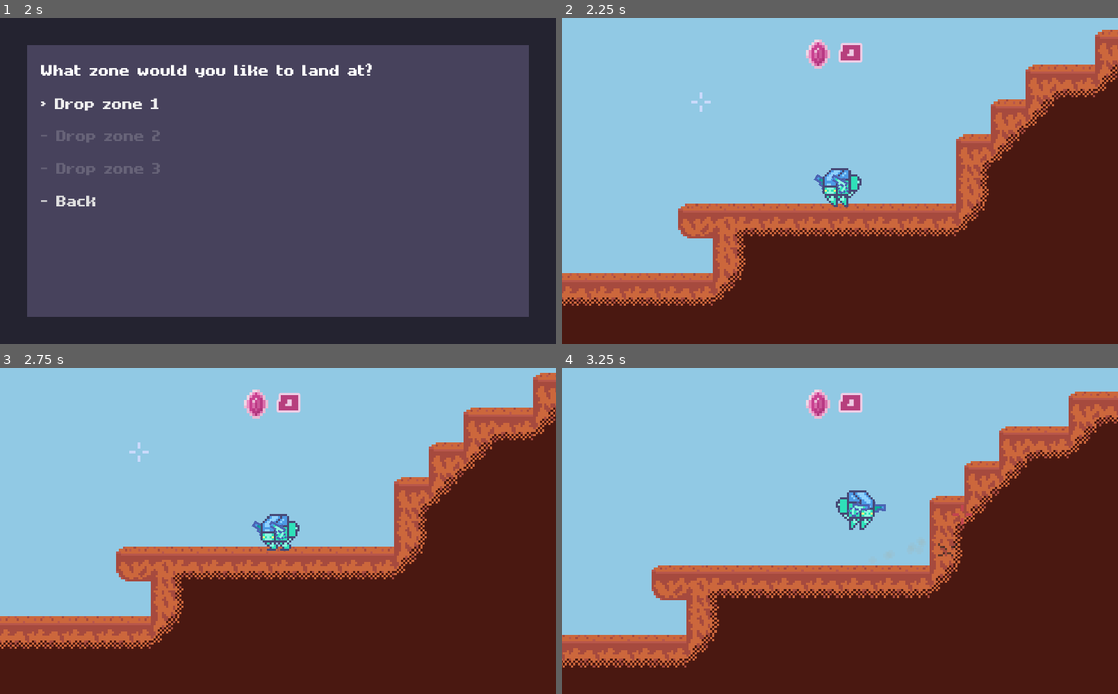
Above: before the commit, frames 1-4 (two rows, left to right).
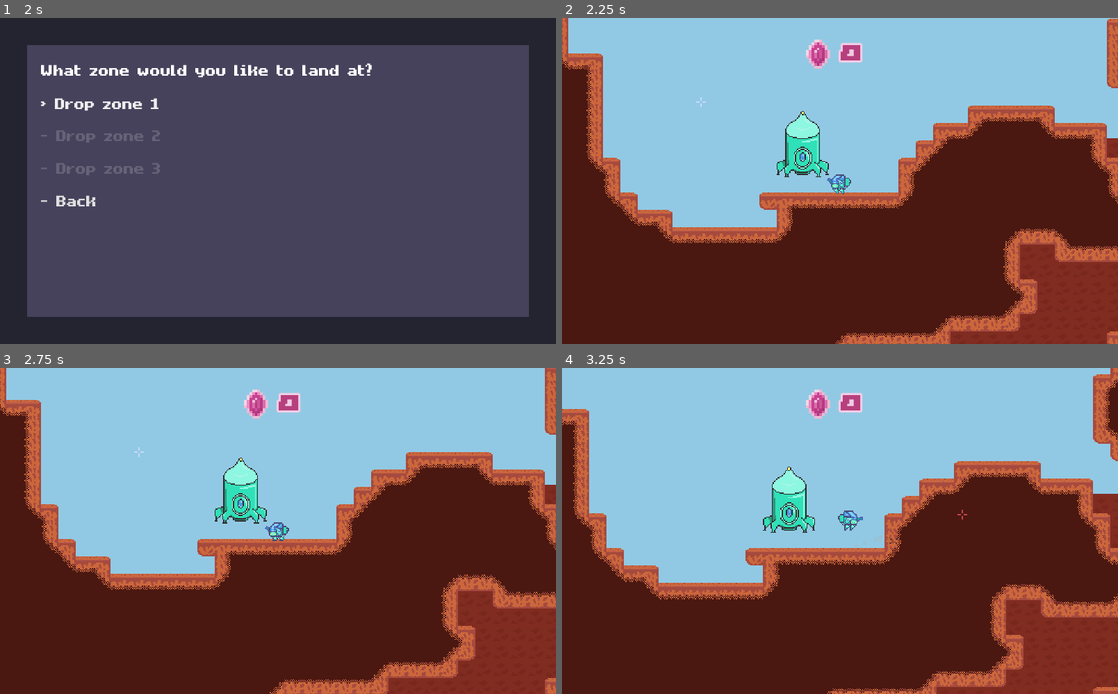
Above: after the commit, the same moments.

Repository: MichaelRRyan/Mecha-Miners
Game: Godot game, scene res://scenes/screens/ShipScreen.tscn
Same seed, same stepped clock (60 frames per second), same inputs: the game is played once before the commit and once after it.
Inputs (mouse positions are in pixels of both pictures, inside the frame that each line leads up to):
- Up to frame 1 (2 s): click "> Navigate" at 0.5 s; click "> Free for all planet" at 1.25 s
- Up to frame 2 (2.25 s): click "> Drop zone 1" at 2 s
- Up to frame 3 (2.75 s): no input
- Up to frame 4 (3.25 s): tap Enter at 2.75 s; move the mouse to (962, 514) at 2.77 s; press the mouse at (962, 514) at 2.78 s; hold D (move_right) from 2.78 s (still down); tap W (jump) at 3.02 s

Frame 1 is identical in both runs. In frame 2, 35% of the frame differs, in the area x 0-100%, y 0-100%; in frame 3, 35%; in frame 4, 35%.

Commit message:
Began adding drop pod and zoomed out camera

Diff:
--- a/scenes/Gameplay.tscn
+++ b/scenes/Gameplay.tscn
@@ -1,11 +1,15 @@
-[gd_scene load_steps=7 format=2]
+[gd_scene load_steps=9 format=2]
 
 [ext_resource path="res://scenes/Player.tscn" type="PackedScene" id=1]
 [ext_resource path="res://scenes/Terrain.tscn" type="PackedScene" id=2]
 [ext_resource path="res://scenes/GUIManager.tscn" type="PackedScene" id=3]
 [ext_resource path="res://scripts/BulletManager.gd" type="Script" id=4]
+[ext_resource path="res://assets/images/spritesheet.png" type="Texture" id=5]
 [ext_resource path="res://scenes/Cursor.tscn" type="PackedScene" id=6]
 [ext_resource path="res://scripts/PlayerManager.gd" type="Script" id=7]
+
+[sub_resource type="RectangleShape2D" id=1]
+extents = Vector2( 40, 40 )
 
 [node name="Gameplay" type="Node2D"]
 
@@ -25,7 +29,7 @@
 [node name="Camera2D" type="Camera2D" parent="PlayerManager/Player"]
 scale = Vector2( 2, 2 )
 current = true
-zoom = Vector2( 0.25, 0.25 )
+zoom = Vector2( 0.5, 0.5 )
 smoothing_enabled = true
 
 [node name="BulletManager" type="Node2D" parent="." groups=["bullet_manager"]]
@@ -38,4 +42,21 @@
 
 [node name="CrystalShards" type="Node2D" parent="." groups=["crystal_container"]]
 
+[node name="DropPod" type="KinematicBody2D" parent="."]
+position = Vector2( 64, 90 )
+z_index = -50
+collision_layer = 0
+__meta__ = {
+"_edit_group_": true
+}
+
+[node name="Sprite" type="Sprite" parent="DropPod"]
+texture = ExtResource( 5 )
+region_enabled = true
+region_rect = Rect2( 0, 128, 80, 80 )
+
+[node name="CollisionShape2D" type="CollisionShape2D" parent="DropPod"]
+visible = false
+shape = SubResource( 1 )
+
 [connection signal="crystal_amount_changed" from="PlayerManager/Player" to="GUIManager" method="_on_Player_crystal_amount_changed"]
Binary file changed: assets/images/spritesheet.png
